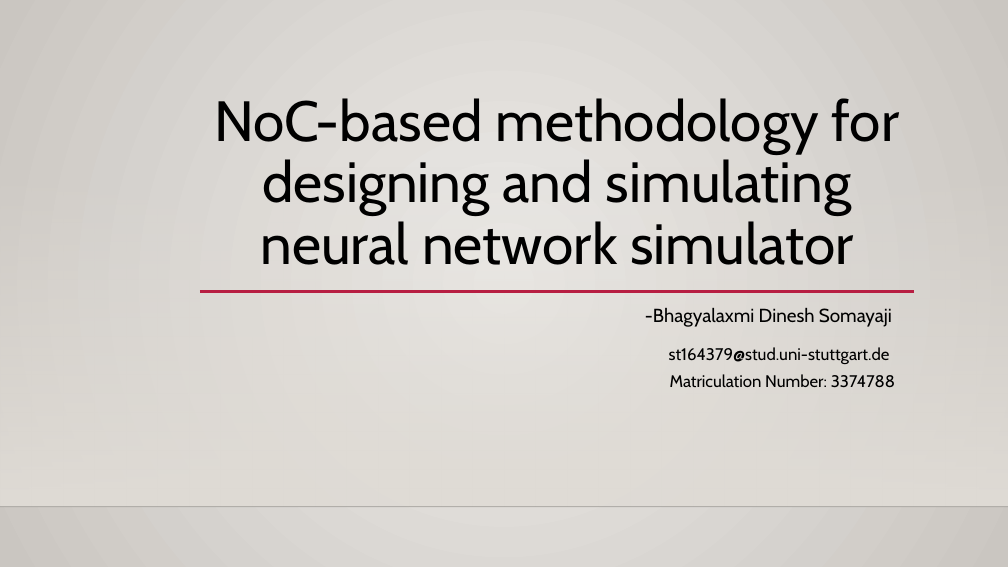
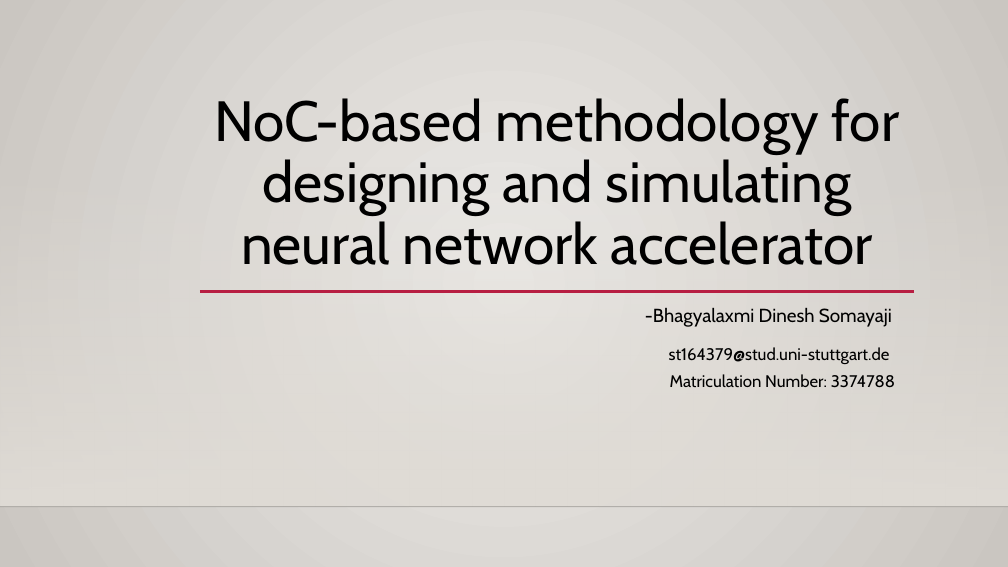
Before and after one commit to Bhagya-laxmi/Noc-based-CNN, a slide deck: slide 1 of docs/NoC-based_CNN_presentation1_Bhagya.pptx. Drawn at 1008x567 pixels with LibreOffice and Linux fonts; fonts in the diff are those of the drawing; background and template pictures are left out. Boxes give left, top, right and bottom in pixels: in the first picture for what was removed or moved away, otherwise in the second. Text is boxed around its words. In the diff, an @@ line names an element or a change of style, - is before the commit and + after.

```diff
--- a/docs/NoC-based_CNN_presentation1_Bhagya.pptx
+++ b/docs/NoC-based_CNN_presentation1_Bhagya.pptx
@@ title at [215, 98, 900, 265]: text changed @@
-NoC-based methodology for designing and simulating neural network simulator
+NoC-based methodology for designing and simulating neural network accelerator
```
